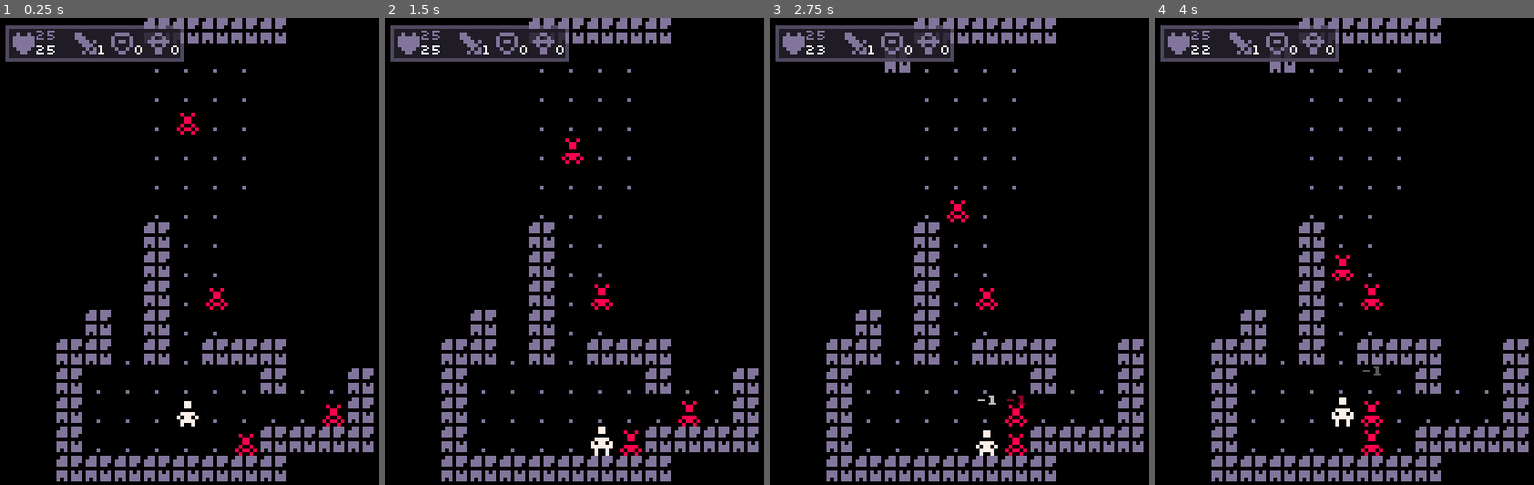
Above: before the commit, frames 1-4 (left to right).
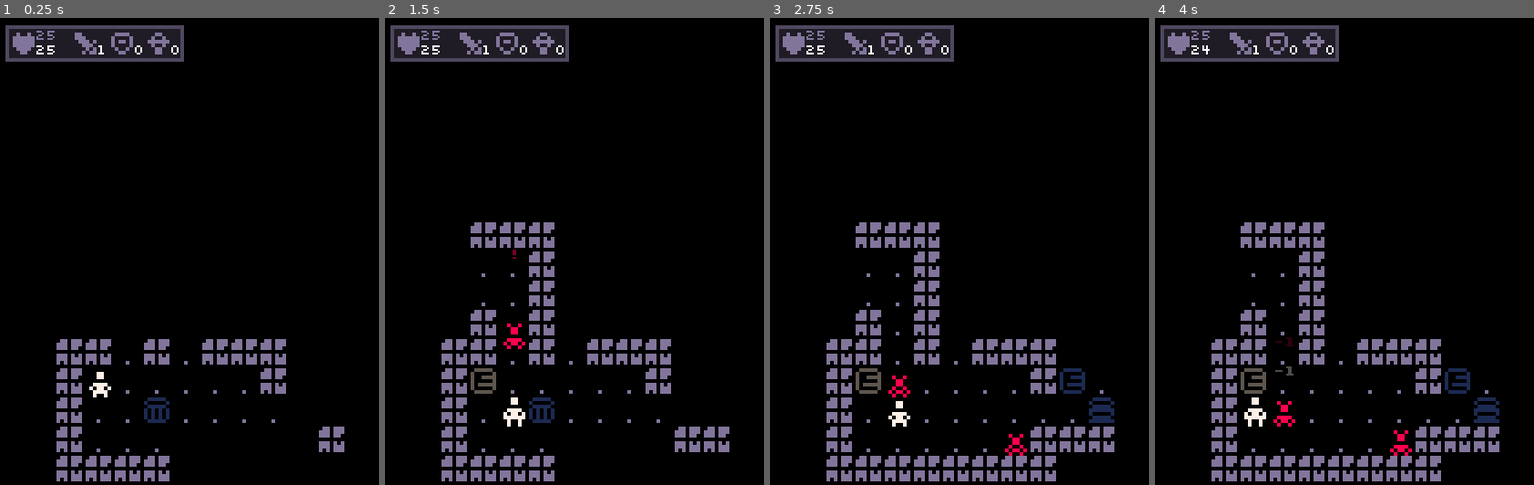
Above: after the commit, the same moments.

Repository: JohnBCoding/Outpost-92
Game: Godot game, scene res://scenes/World.tscn
The game is run twice, just before and just after one commit, with the same random seed, the same clock (stepped at 60 frames per second) and the same inputs.
Inputs:
- Up to frame 1 (0.25 s): no input
- Up to frame 2 (1.5 s): tap Enter at 0.5 s; hold Right (right) 0.53-1.28 s; hold Down (down) from 1.28 s (still down)
- Up to frame 3 (2.75 s): release Down (down) at 2.03 s; hold Right (right) from 2.03 s (still down)
- Up to frame 4 (4 s): release Right (right) at 2.78 s; hold Up (up) 2.78-3.53 s; hold Left (left) from 3.53 s (still down)

The runs differ from the first frame. In frame 1, 5.6% of the frame differs, in the area x 22-99%, y 0-100%; in frame 2, 5.1%; in frame 3, 4.3%; in frame 4, 4.7%.

Commit message:
Added mob see player text. Added stairs to go to new levels, added random objects such as barrels and trash cans which can be destroyed

Diff:
--- a/scenes/World.tscn
+++ b/scenes/World.tscn
@@ -85,9 +85,16 @@
 2/navigation_offset = Vector2( 0, 0 )
 2/shape_offset = Vector2( 0, 0 )
 2/shape_transform = Transform2D( 1, 0, 0, 1, 0, 0 )
+2/shape = SubResource( 11 )
 2/shape_one_way = false
-2/shape_one_way_margin = 0.0
-2/shapes = [  ]
+2/shape_one_way_margin = 1.0
+2/shapes = [ {
+"autotile_coord": Vector2( 0, 0 ),
+"one_way": false,
+"one_way_margin": 1.0,
+"shape": SubResource( 11 ),
+"shape_transform": Transform2D( 1, 0, 0, 1, 0, 0 )
+} ]
 2/z_index = 0
 3/name = "stairs_inactive.png 3"
 3/texture = ExtResource( 6 )
@@ -99,16 +106,9 @@
 3/navigation_offset = Vector2( 0, 0 )
 3/shape_offset = Vector2( 0, 0 )
 3/shape_transform = Transform2D( 1, 0, 0, 1, 0, 0 )
-3/shape = SubResource( 3 )
 3/shape_one_way = false
-3/shape_one_way_margin = 1.0
-3/shapes = [ {
-"autotile_coord": Vector2( 0, 0 ),
-"one_way": false,
-"one_way_margin": 1.0,
-"shape": SubResource( 3 ),
-"shape_transform": Transform2D( 1, 0, 0, 1, 0, 0 )
-} ]
+3/shape_one_way_margin = 0.0
+3/shapes = [  ]
 3/z_index = 0
 4/name = "door.png 4"
 4/texture = ExtResource( 5 )
--- a/scripts/CombatText.gd
+++ b/scripts/CombatText.gd
@@ -1,7 +1,9 @@
 extends Label
 
 func show_value(value, travel, duration, player=false, crit=false):
-	text = "-"+value
+	text = str(value)
+	if typeof(value) == TYPE_INT:
+		text = "-"+str(value)
 	rect_pivot_offset = rect_size / 2
 
 	if !player:
--- a/scripts/Entity.gd
+++ b/scripts/Entity.gd
@@ -82,7 +82,7 @@
 	var scene = get_tree().current_scene
 	combat_text.get_child(0).rect_global_position = Vector2(global_position.x - config.tile_size, global_position.y - (config.tile_size+2))
 	scene.add_child(combat_text)
-	combat_text.get_child(0).show_value(str(damage), Vector2(0, -config.tile_size), .5, (name=="Player"), crit)
+	combat_text.get_child(0).show_value(damage, Vector2(0, -config.tile_size), .5, (name=="Player"), crit)
 
 func create_hit_effect():
 	var scene = get_tree().current_scene
--- a/scripts/Map.gd
+++ b/scripts/Map.gd
@@ -3,6 +3,7 @@
 onready var config = $"/root/Config"
 onready var astar = AStar.new()
 
+### Generation
 func reset_map():
 	for x in range(config.MAP_WIDTH):
 		for y in range(config.MAP_HEIGHT):
@@ -47,7 +48,14 @@
 	for room in rooms:
 		add_room_to_map(room)
 
-	return [rooms, get_room_center(rooms[0])]
+	# Add entrance and exit stairs.
+	set_cell(rooms[0].position.x, rooms[0].position.y, 3)
+	set_cell(rooms[-1].position.x, rooms[-1].position.y, 2)
+
+	# Add objects
+	add_objects(rooms)
+
+	return [rooms, rooms[0].position]
 
 func get_room_center(room):
 	return Vector2(room.position.x+int(room.size.x/2), room.position.y+int(room.size.y/2))
@@ -66,8 +74,18 @@
 	for y in range(min(y1, y2), max(y1, y2)+1):
 		set_cell(x, y, 1)
 
+func add_objects(rooms):
+	# Handles adding objects to the room such as barrels, chests etc.
+	randomize()
+	var objects = [get_parent().TileType.BARREL, get_parent().TileType.TRASH]
+	for room in rooms:
+		for i in range(randi() % config.MAX_OBJECT_PER_ROOM):
+			var x = randi() % int(room.size.x-1) + (room.position.x+1)
+			var y = randi() % int(room.size.y-1) + (room.position.y+1)
+			if get_cell(x, y) == get_parent().TileType.FLOOR:
+				set_cell(x, y, objects[(randi() % len(objects))])
 
-# Pathfinding
+### Pathfinding
 func generate_astar(mobs):
 	astar = AStar.new()
 	var points = add_walkable_cells()
@@ -78,7 +96,8 @@
 	for x in range(config.MAP_WIDTH):
 		for y in range(config.MAP_HEIGHT):
 			var point = Vector2(x, y)
-			if get_cell(x, y) != 1:
+			var tile_type = get_cell(x, y)
+			if tile_type != 1 and tile_type != 3:
 				continue
 
 			points.append(point)
--- a/scripts/Mob.gd
+++ b/scripts/Mob.gd
@@ -17,16 +17,16 @@
 	else:
 		visible = true
 
-	if can_act == true:
-		run_ai()
-		can_act = false
-		get_parent().get_turn()
+func run_ai():
+	if !can_act:
+		return
 
-func run_ai():
 	var distance = (position.distance_to(player.position))/config.tile_size
 	var dir = (position - player.position) / config.tile_size
 
 	chase_ai(distance, dir)
+	can_act = false
+	get_parent().get_turn()
 
 func chase_ai(distance, dir):
 	if distance <= 1:
@@ -35,7 +35,7 @@
 		bump_tween(dir)
 		audio.stream = audio.basic_attack_effect
 		audio.play()
-	else:
+	elif distance <= 4:
 		# Get path indexs
 		var start_index = tile_map.calculate_point_index(position / config.tile_size)
 		var end_index = tile_map.calculate_point_index(player.position / config.tile_size)
@@ -46,18 +46,23 @@
 
 		# Do pathfinding if player is seen
 		if !movement_ray.is_colliding():
+			if last_known_target == null:
+				combat_text("!")
 			last_known_target = player.position
 
 			var path = tile_map.astar.get_point_path(start_index, end_index)
 			if len(path) > 1:
 				var new_dir = Vector2(path[1].x - path[0].x,  path[1].y - path[0].y)
+				tile_map.astar.set_point_disabled(tile_map.calculate_point_index(path[1]), true)
 				move_entity(new_dir)
 		elif last_known_target:
 			end_index = tile_map.calculate_point_index(last_known_target / config.tile_size)
 			var path = tile_map.astar.get_point_path(start_index, end_index)
 			if len(path) > 1:
 				var new_dir = Vector2(path[1].x - path[0].x,  path[1].y - path[0].y)
+				tile_map.astar.set_point_disabled(tile_map.calculate_point_index(path[1]), true)
 				move_entity(new_dir)
 			else:
 				# Reached the last know target location so stop searching
 				last_known_target = null
+				combat_text("?")
--- a/scripts/Player.gd
+++ b/scripts/Player.gd
@@ -1,13 +1,16 @@
 extends "res://scripts/Entity.gd"
 
+onready var tile_map = get_parent().get_node("TileMap")
 onready var vis_map = get_parent().get_node("VisibilityMap")
+
 var input_buffer = []
 
 func _ready():
 	call_deferred("update_visuals")
 
 func _process(_delta):
-	if can_act && input_buffer:
+	# Handle input buffer
+	if can_act && input_buffer && !tween.is_active():
 		var key = input_buffer.pop_front()
 		if key in config.inputs.keys():
 			move_entity(config.inputs[key])
@@ -30,7 +33,7 @@
 func end_turn():
 	can_act = false
 	yield($Tween, "tween_all_completed")
-	yield(get_tree().create_timer(.05), "timeout")
+	yield(get_tree().create_timer(.01), "timeout")
 	get_parent().get_turn()
 
 func update_visuals():
@@ -46,6 +49,7 @@
 				var point = center(x, y) + Vector2(x_dir, y_dir) * config.tile_size / 2
 
 				var blocked = space_state.intersect_ray(player_center, point, [self], collision_layer)
+
 				if !blocked || (blocked.position - point).length() < 1:
 					vis_map.set_cell(x, y, -1)
 
--- a/scripts/World.gd
+++ b/scripts/World.gd
@@ -47,7 +47,12 @@
 
 		current_turn = turn
 		if turn[1]:
+			if turn[1].name=="Player":
+				yield(get_tree().create_timer(.1), "timeout")
 			turn[1].can_act = true
+			if !turn[1].name == "Player":
+				turn[1].run_ai()
+
 		else:
 			turns.erase(turn[1])
 			get_turn()
@@ -67,11 +72,6 @@
 
 	ui.init_ui(player.stats)
 
-	# Init turns
-	for mob in mobs:
-		turns.append([(randi() % 4)+1, mob])
-	current_turn = [0, player]
-	turns.sort_custom(TurnSorter, "sort_ascending")
 
 func _process(_delta):
 	if !player:
@@ -107,6 +107,11 @@
 		TileType.STAIRS_INACTIVE:
 			audio.stream = audio.bump_effect
 			audio.play()
+		TileType.STAIRS_ACTIVE:
+			audio.stream = audio.bump_effect
+			audio.play()
+			yield($Player/Tween, "tween_all_completed")
+			goto_new_level()
 		TileType.DOOR:
 			tile_map.set_cell(tile_pos[0], tile_pos[1], 1)
 			audio.stream = audio.door_open_effect
@@ -130,32 +135,51 @@
 
 	create_player(starting_position)
 	create_mobs(rooms)
+	reset_turns()
 
 	# Generate astar pathfinding.
 	tile_map.generate_astar(mobs)
 
+func reset_turns():
+	turns = []
+	current_turn = null
+
+	# Init turns
+	for mob in mobs:
+		turns.append([(randi() % 4)+1, mob])
+	current_turn = [0, player]
+	turns.sort_custom(TurnSorter, "sort_ascending")
+
 func create_player(starting_position):
-	# Create instance
-	player = Player.instance()
+	if !player:
+		# Create instance
+		player = Player.instance()
 
-	# Setup stats
-	player.stats.hp = 25
-	player.stats.max_hp = 25
-	player.stats.attack = 1
-	player.stats.defense = 0
-	player.stats.power = 0
+		# Setup stats
+		player.stats.hp = 25
+		player.stats.max_hp = 25
+		player.stats.attack = 1
+		player.stats.defense = 0
+		player.stats.power = 0
 
-	# Add signal connections
-	player.connect("bumped_something", self, "_on_Player_bumped_something")
-	player.connect("damage_taken", ui, "_on_Player_damage_taken")
+		# Add signal connections
+		player.connect("bumped_something", self, "_on_Player_bumped_something")
+		player.connect("damage_taken", ui, "_on_Player_damage_taken")
 
-	# Add to tree and set its starting position
-	var main = get_tree().current_scene
-	main.add_child(player)
+		# Add to tree and set its starting position
+		var main = get_tree().current_scene
+		main.add_child(player)
+
 	player.global_position = starting_position
 	player.can_act = true
 
+func reset_mobs():
+	for mob in mobs:
+		mob.queue_free()
+
 func create_mobs(rooms):
+	reset_mobs()
+	mobs = []
 	randomize()
 	for room in rooms:
 		var x = randi() % int(room.size.x-1) + (room.position.x+1)
--- a/scripts/config.gd
+++ b/scripts/config.gd
@@ -13,3 +13,5 @@
 const MAP_HEIGHT = 16
 const MAX_ROOM_TRY = 25
 const MAX_ROOM_SIZE = 6
+const MAX_MOB_PER_ROOM = 4
+const MAX_OBJECT_PER_ROOM = 4
Not shown: 1 places in scenes/World.tscn that only renumber resources
